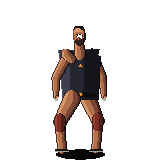
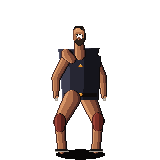
Two versions of the same layered image (160 x 160). Layer-by-layer changes:
painted on "kit" over [58, 48, 100, 54]
